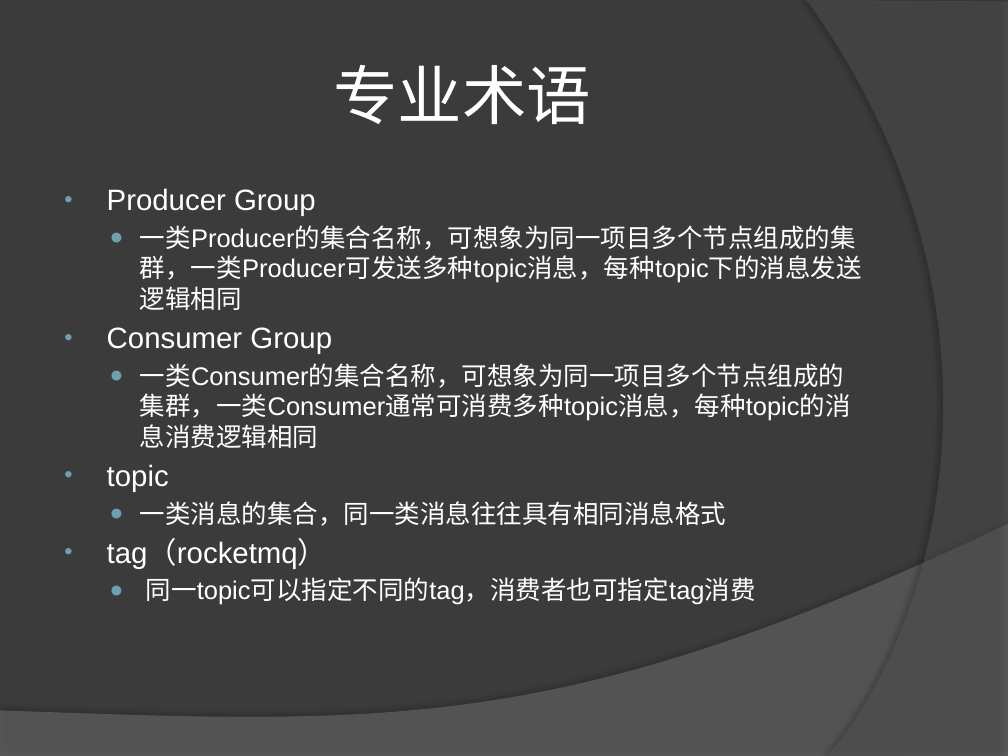
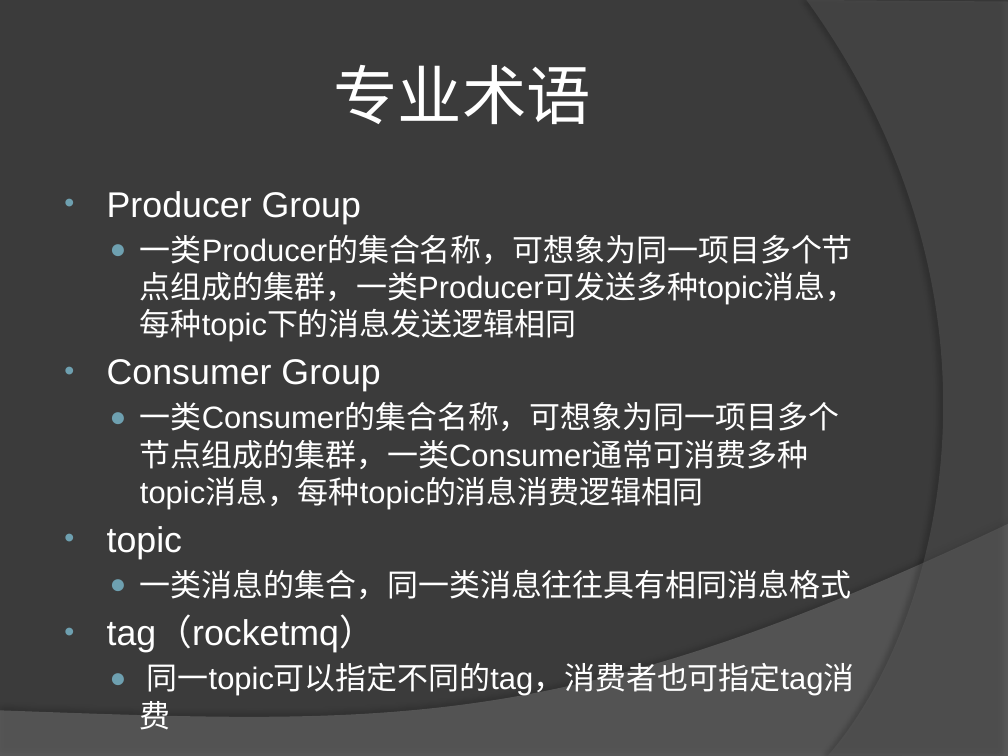
Before and after one commit to j782282271/rocketmq, a slide deck: slide 8 of doc/work/rocketmq分享手稿.pptx. Drawn at 1008x756 pixels with LibreOffice and Linux fonts; fonts in the diff are those of the drawing. Boxes give left, top, right and bottom in pixels: in the first picture for what was removed or moved away, otherwise in the second. Text is boxed around its words. In the diff, an @@ line names an element or a change of style, - is before the commit and + after.

```diff
--- a/doc/work/rocketmq分享手稿.pptx
+++ b/doc/work/rocketmq分享手稿.pptx
@@ text "Producer Group" at bbox=[107, 191, 856, 696]: size 21 to 25.5 pt in "Producer Group", "Consumer Group", "topic", "tag（rocketmq）"; size 18.2 to 22.1 pt in "一类Producer的集合名称，可想象为同一项目多个节点组成的集群，一类Producer可发送多种topic消息，每种t ...", "一类Consumer的集合名称，可想象为同一项目多个节点组成的集群，一类Consumer通常可消费多种topic消息，每 ...", "一类消息的集合，同一类消息往往具有相同消息格式", "同一topic可以指定不同的tag，消费者也可指定tag消费" @@
```
Also in this commit, not shown: 8 other slides changed, 7 other files.
